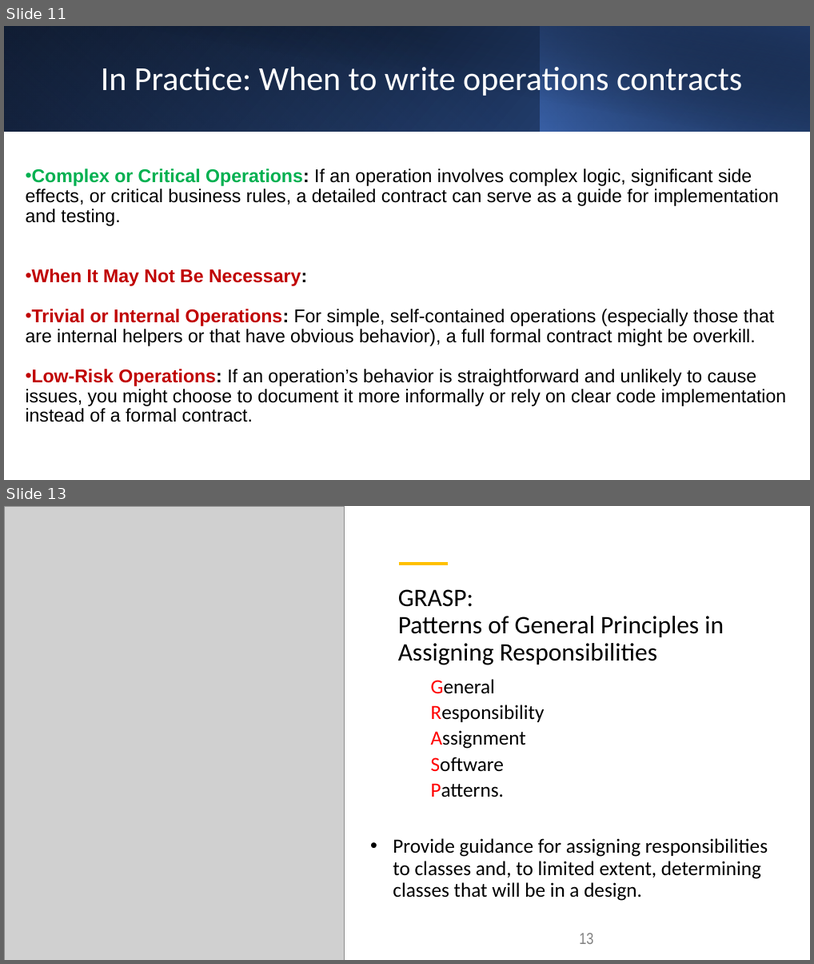
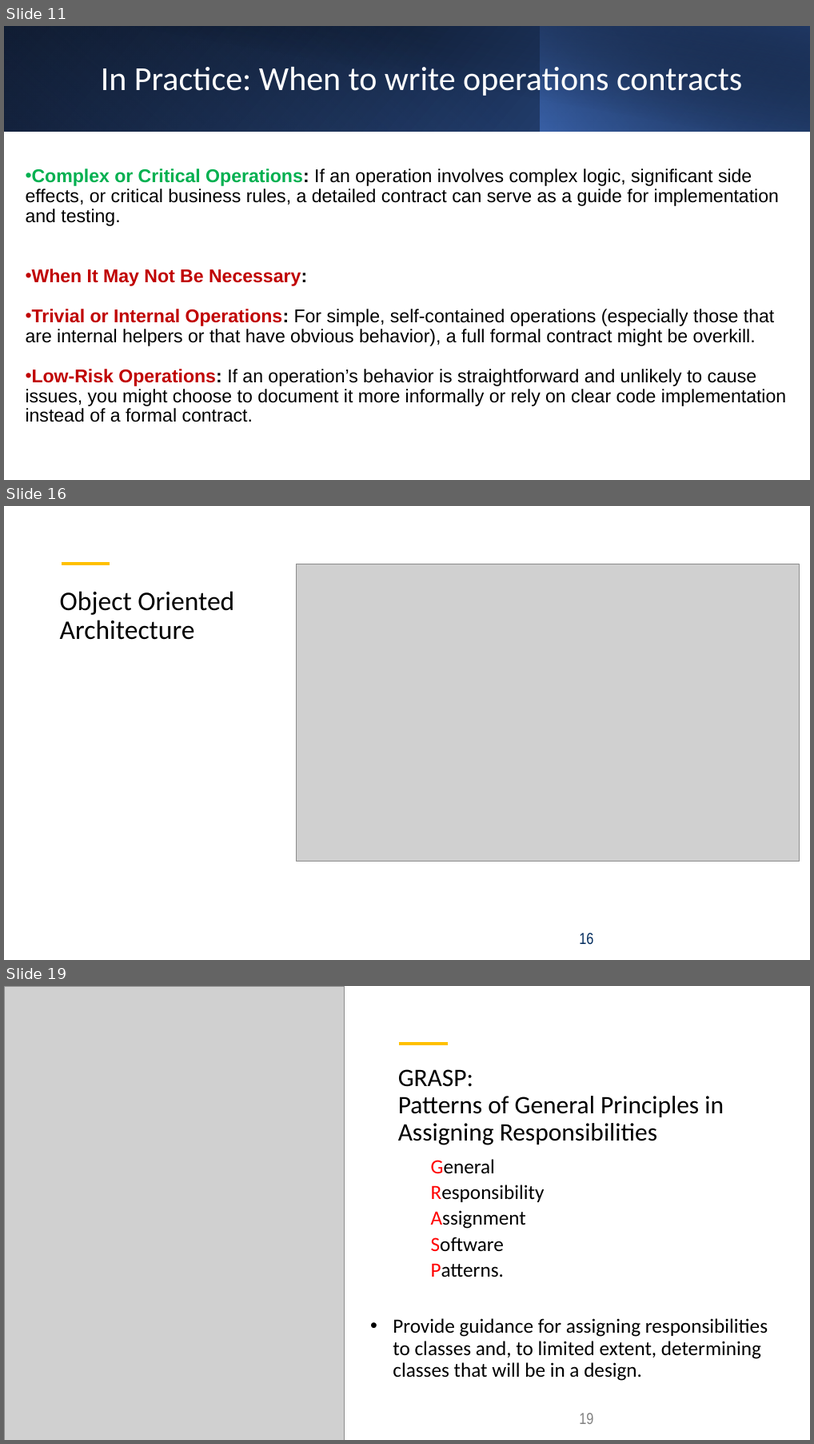
Before and after one commit to kthanasi-git/SW_Engineering, a slide deck: SOFTWARE ENGINEERING/SLIDES/7-Design Principles I.pptx. Shown one above the other, each under a label of ours: slides 11 and 13 before the commit, slides 11, 16 and 19 after it; the slides between them are not shown. The pictures are 814x964 and 814x1444 pixels, drawn with LibreOffice and Linux fonts; fonts in the diff are those of the drawing; grey boxes stand for pictures. Boxes give left, top, right and bottom in pixels: in the first picture for what was removed or moved away, otherwise in the second. Text is boxed around its words. In the diff, an @@ line names an element or a change of style, - is before the commit and + after.

```diff
--- a/SOFTWARE ENGINEERING/SLIDES/7-Design Principles I.pptx
+++ b/SOFTWARE ENGINEERING/SLIDES/7-Design Principles I.pptx
@@ slide 16 added at (4, 506, 810, 960), background #FFFFFF @@
@@ line added from (62, 564) to (110, 564), #FFC000 4.5 pt @@
@@ picture added at (296, 564, 799, 861) @@
@@ title added at (60, 591, 234, 640), 32 pt, text #000000 @@
+Object Oriented Architecture
@@ page number added at (579, 932, 594, 944), 19 pt, text #002B5D @@
+16
@@ what was slide 13 is now slide 19 @@
@@ page number at (579, 1412, 594, 1424): text changed @@
-13
+19
```
Also in this commit, not shown: 4 slides changed, 6 other slides added, 20 other files.
